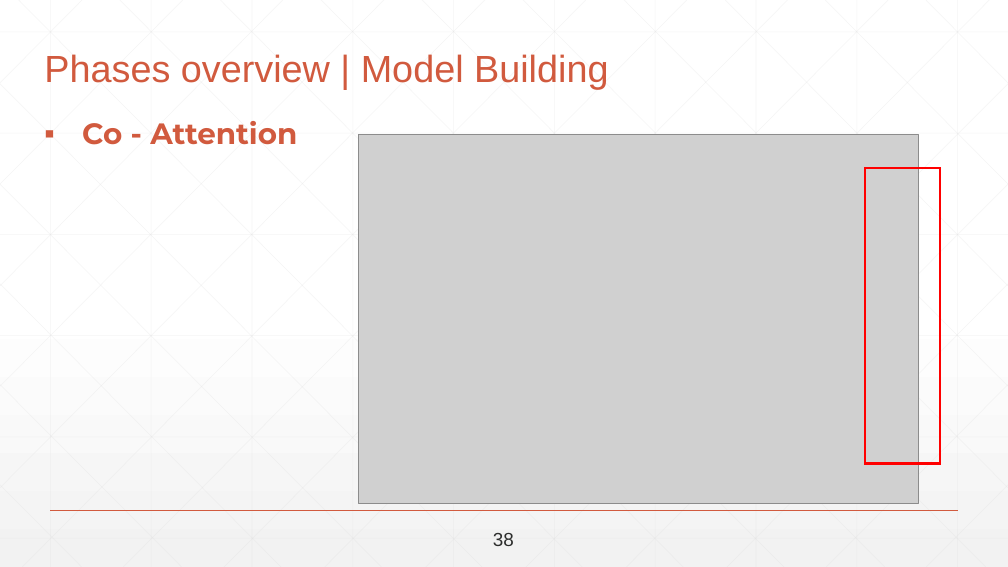
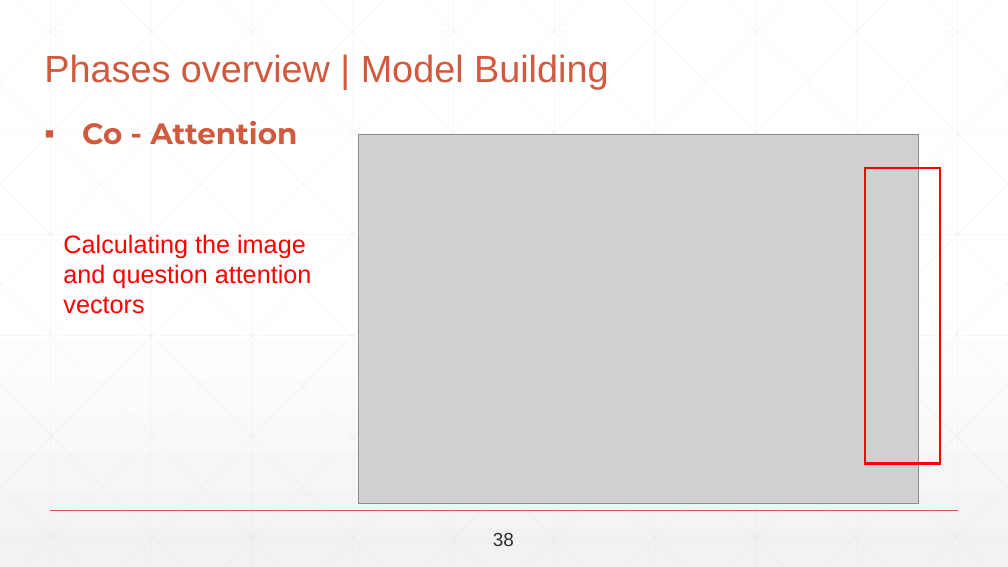
Before and after one commit to abdallahshaaban/Visual-Question-Answering, a slide deck: slide 57 of Seminars + Proposal + Documentation/Final Seminar/Visual-QA-Final-Seminar-2017.pptx. Drawn at 1008x567 pixels with LibreOffice and Linux fonts; fonts in the diff are those of the drawing; grey boxes stand for pictures. Boxes give left, top, right and bottom in pixels: in the first picture for what was removed or moved away, otherwise in the second. Text is boxed around its words. In the diff, an @@ line names an element or a change of style, - is before the commit and + after.

```diff
--- a/Seminars + Proposal + Documentation/Final Seminar/Visual-QA-Final-Seminar-2017.pptx
+++ b/Seminars + Proposal + Documentation/Final Seminar/Visual-QA-Final-Seminar-2017.pptx
@@ text added at [63, 234, 312, 314], 24 pt, text #FF0000 @@
+Calculating the image and question attention vectors
```
Also in this commit, not shown: 2 other slides changed.
